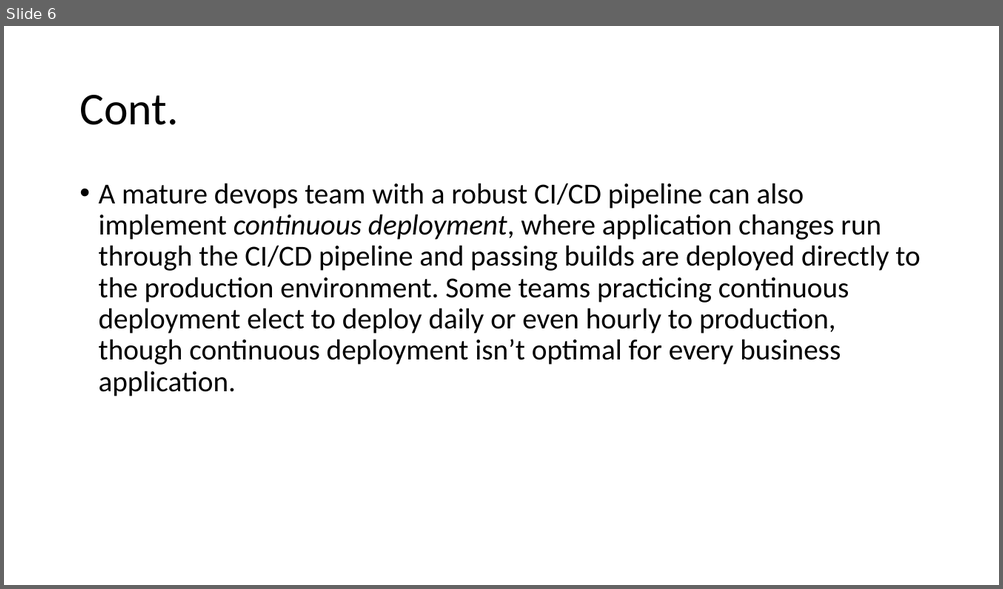
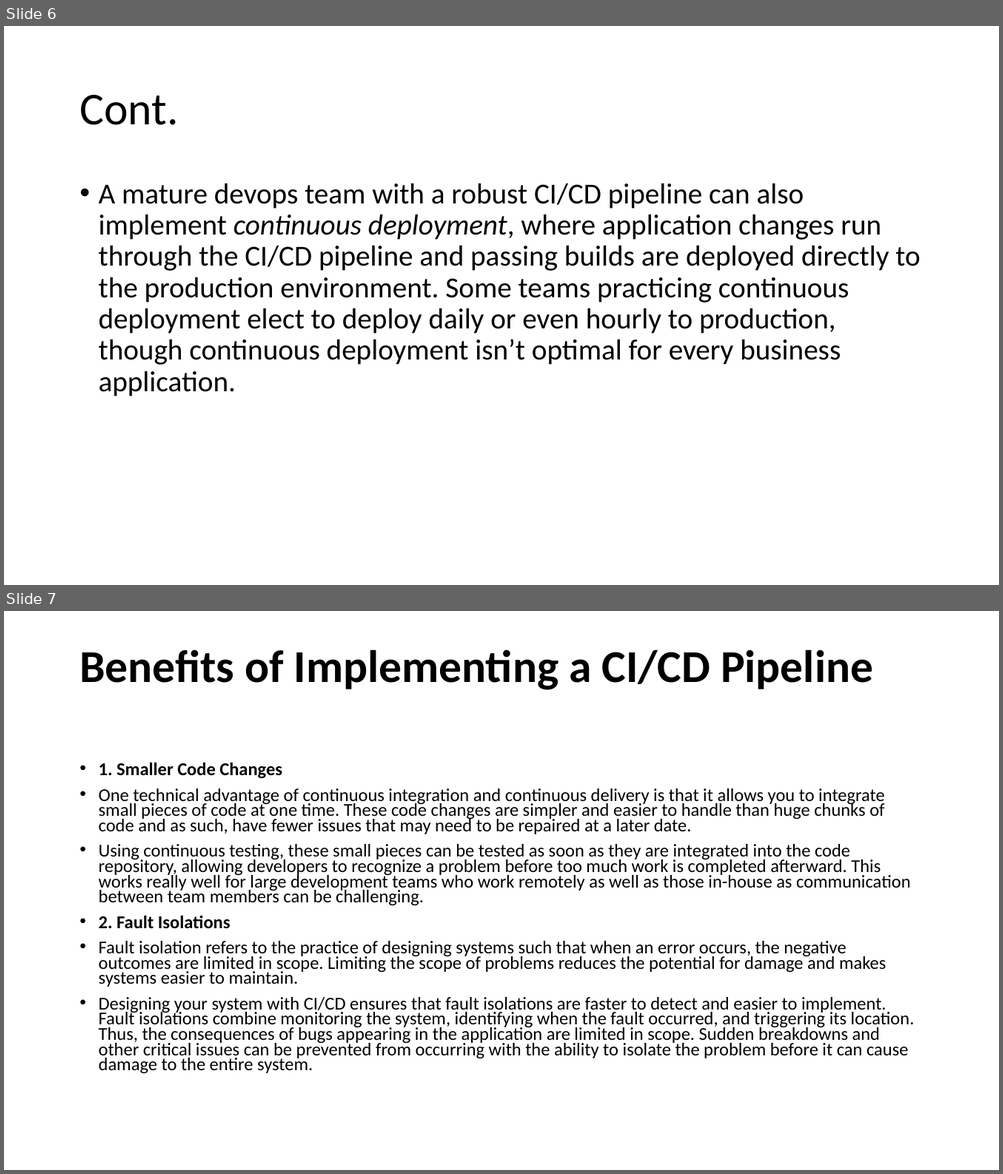
Before and after one commit to SalehHashad/udacity-cloud-devops-engineer-project-3, a slide deck: Presentation.pptx. Shown one above the other, each under a label of ours: slide 6 before the commit, slides 6 and 7 after it. The pictures are 1003x589 and 1003x1174 pixels, drawn with LibreOffice and Linux fonts; fonts in the diff are those of the drawing. Boxes give left, top, right and bottom in pixels: in the first picture for what was removed or moved away, otherwise in the second. Text is boxed around its words. In the diff, an @@ line names an element or a change of style, - is before the commit and + after.

```diff
--- a/Presentation.pptx
+++ b/Presentation.pptx
@@ slide 7 added at bbox=[4, 611, 999, 1170], background #FFFFFF @@
@@ title added at bbox=[79, 649, 873, 690], 44 pt, text #000000, bold @@
+Benefits of Implementing a CI/CD Pipeline
@@ text added at bbox=[99, 762, 914, 1074], 17.5 pt, text #000000 @@
+• 1. Smaller Code Changes
+• One technical advantage of continuous integration and continuous delivery is that it allows you to integrate small pieces of code at one time. These code changes are simpler and easier to handle than huge chunks of code and as such, have fewer issues that may need to be repaired at a later date.
+• Using continuous testing, these small pieces can be tested as soon as they are integrated into the code repository, allowing developers to recognize a problem before too much work is completed afterward. This works really well for large development teams who work remotely as well as those in-house as communication between team members can be challenging.
+• 2. Fault Isolations
+• Fault isolation refers to the practice of designing systems such that when an error occurs, the negative outcomes are limited in scope. Limiting the scope of problems reduces the potential for damage and makes systems easier to maintain.
+• Designing your system with CI/CD ensures that fault isolations are faster to detect and easier to implement. Fault isolations combine monitoring the system, identifying when the fault occurred, and triggering its location. Thus, the consequences of bugs appearing in the application are limited in scope. Sudden breakdowns and other critical issues can be prevented from occurring with the ability to isolate the problem before it can cause damage to the entire system.
```
Also in this commit, not shown: 4 other slides added, 1 slide removed, 3 other files.
